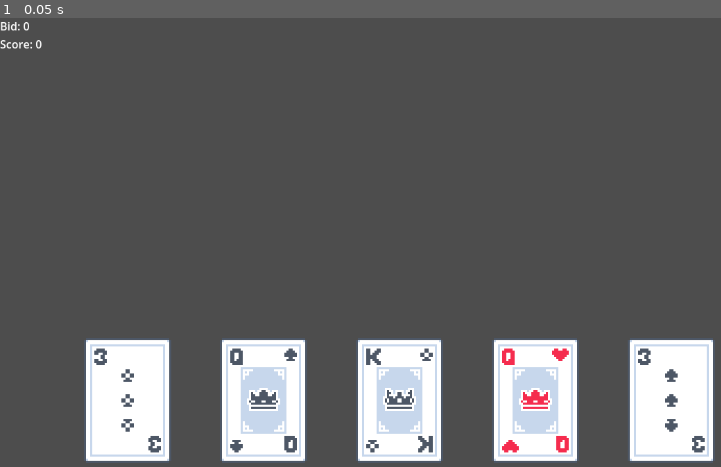
Above: before the commit, frame 1.
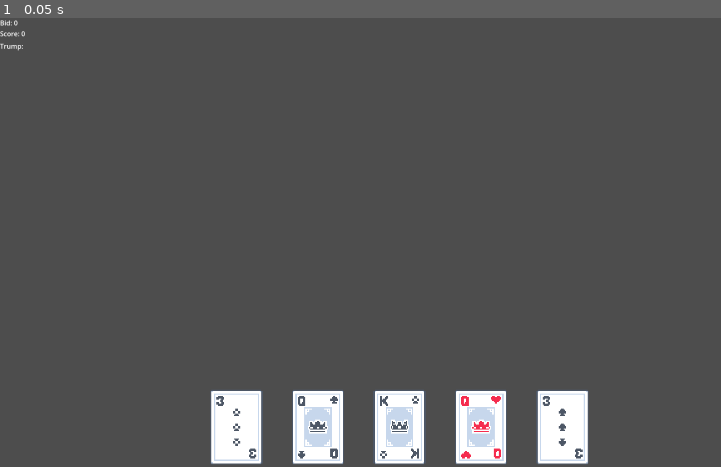
Above: after the commit, the same moment.

Repository: TmaiL03/Oh-Hell-Card-Game
Game: Godot game, scene res://scenes/main.tscn
Same seed, same stepped clock (60 frames per second), same inputs: the game is played once before the commit and once after it.
Inputs:
- Up to frame 1 (0.05 s): no input

The runs differ from the first frame. In frame 1, 17% of the frame differs, in the area x 0-100%, y 0-100%.

Commit message:
Rearranged file structure + created skeleton of GameManagerUI that will handle displaying trump and played cards.

Diff:
--- a/project.godot
+++ b/project.godot
@@ -14,3 +14,9 @@
 run/main_scene="uid://b0hj3efslf8cn"
 config/features=PackedStringArray("4.5", "Forward Plus")
 config/icon="res://icon.svg"
+
+[display]
+
+window/size/viewport_width=1920
+window/size/viewport_height=1080
+window/size/mode=2
--- a/scenes/card.tscn
+++ b/scenes/card.tscn
@@ -1,7 +1,10 @@
-[gd_scene load_steps=3 format=3 uid="uid://cd51mcmway23u"]
+[gd_scene load_steps=4 format=3 uid="uid://cd51mcmway23u"]
 
 [ext_resource type="Script" uid="uid://bkypn5soiinn7" path="res://scripts/card.gd" id="1_6u4wf"]
 [ext_resource type="Texture2D" uid="uid://cq686or6ftknq" path="res://assets/card_back.png" id="3_ktuci"]
+
+[sub_resource type="RectangleShape2D" id="RectangleShape2D_6u4wf"]
+size = Vector2(128, 178)
 
 [node name="Card" type="Control"]
 custom_minimum_size = Vector2(192, 192)
@@ -16,3 +19,9 @@
 offset_right = 192.0
 offset_bottom = 192.0
 texture = ExtResource("3_ktuci")
+
+[node name="CardArea" type="Area2D" parent="."]
+
+[node name="ClickableArea" type="CollisionShape2D" parent="CardArea"]
+position = Vector2(96, 95)
+shape = SubResource("RectangleShape2D_6u4wf")
--- a/scenes/main.tscn
+++ b/scenes/main.tscn
@@ -1,8 +1,9 @@
-[gd_scene load_steps=4 format=3 uid="uid://b0hj3efslf8cn"]
+[gd_scene load_steps=5 format=3 uid="uid://b0hj3efslf8cn"]
 
-[ext_resource type="PackedScene" uid="uid://cft14ktinyml2" path="res://ui/player_ui.tscn" id="1_0wfyh"]
+[ext_resource type="PackedScene" uid="uid://cft14ktinyml2" path="res://scenes/ui/player_ui.tscn" id="1_0wfyh"]
 [ext_resource type="PackedScene" uid="uid://bxt8wyg7l1vhx" path="res://scenes/game_manager.tscn" id="1_o5qli"]
 [ext_resource type="Script" uid="uid://cv4ngk5vgcbbq" path="res://scripts/player_ui.gd" id="2_sugp2"]
+[ext_resource type="PackedScene" uid="uid://kwhgnqa0ofm0" path="res://scenes/ui/game_manager_ui.tscn" id="4_jyhfs"]
 
 [node name="Main" type="Node"]
 
@@ -10,3 +11,5 @@
 
 [node name="PlayerUI" parent="." instance=ExtResource("1_0wfyh")]
 script = ExtResource("2_sugp2")
+
+[node name="GameManagerUI" parent="." instance=ExtResource("4_jyhfs")]
--- /dev/null
+++ b/scenes/ui/game_manager_ui.tscn
@@ -0,0 +1,37 @@
+[gd_scene format=3 uid="uid://kwhgnqa0ofm0"]
+
+[node name="GameManagerUI" type="Control"]
+layout_mode = 3
+anchors_preset = 15
+anchor_right = 1.0
+anchor_bottom = 1.0
+grow_horizontal = 2
+grow_vertical = 2
+
+[node name="Label" type="Label" parent="."]
+layout_mode = 0
+offset_top = 56.0
+offset_right = 40.0
+offset_bottom = 79.0
+text = "Trump:"
+
+[node name="Trump" type="HBoxContainer" parent="."]
+custom_minimum_size = Vector2(192, 192)
+layout_mode = 0
+offset_top = 88.0
+offset_right = 136.0
+offset_bottom = 224.0
+
+[node name="PlayedCards" type="HBoxContainer" parent="."]
+layout_mode = 1
+anchors_preset = 8
+anchor_left = 0.5
+anchor_top = 0.5
+anchor_right = 0.5
+anchor_bottom = 0.5
+offset_left = -351.0
+offset_top = -83.0
+offset_right = 351.0
+offset_bottom = 83.0
+grow_horizontal = 2
+grow_vertical = 2
--- a/ui/player_ui.tscn
+++ b/scenes/ui/player_ui.tscn
@@ -24,8 +24,8 @@
 
 [node name="LblBid" type="Label" parent="."]
 layout_mode = 0
-offset_right = 216.0
-offset_bottom = 114.0
+offset_right = 200.0
+offset_bottom = 27.0
 text = "Bid: 0"
 
 [node name="LblScore" type="Label" parent="."]
--- a/scripts/player_ui.gd
+++ b/scripts/player_ui.gd
@@ -1,7 +1,6 @@
 extends Control
 
 class_name PlayerUI
-#@onready var hand: HBoxContainer = $Hand
 
 func on_refresh_player_ui(player: Player) -> void:
 	print("Updating player UI...")
